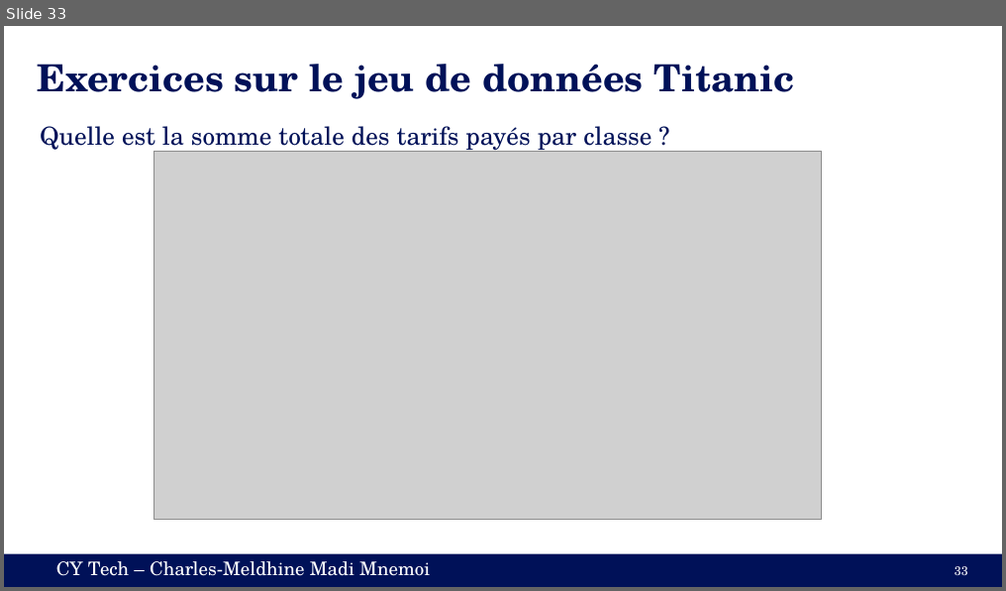
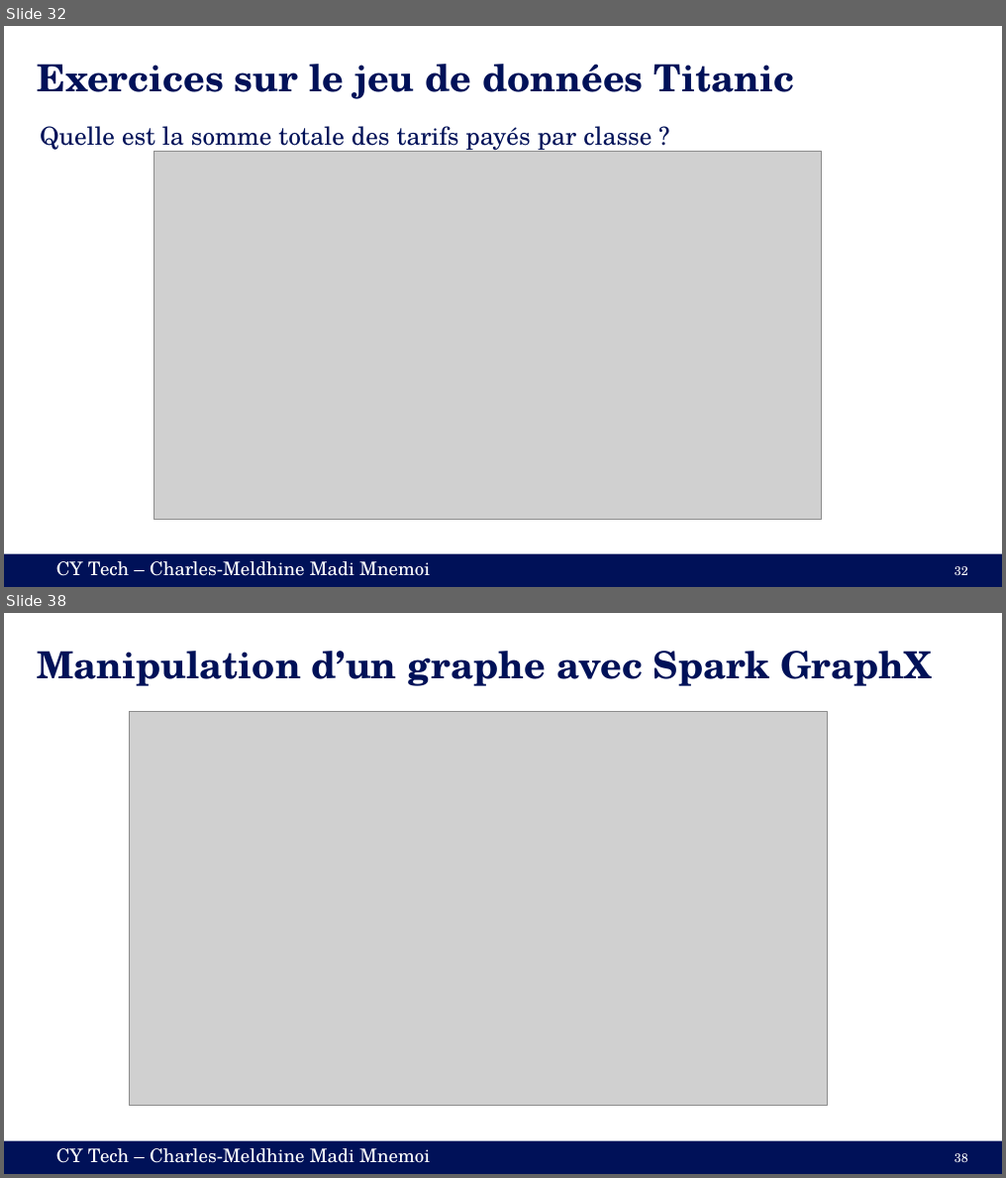
Before and after one commit to cmnemoi/cytech_sparks, a slide deck: presentation.pptx. Shown one above the other, each under a label of ours: slide 33 before the commit, slides 32 and 38 after it; the slides between them are not shown. The pictures are 1006x591 and 1006x1178 pixels, drawn with LibreOffice and Linux fonts; fonts in the diff are those of the drawing; grey boxes stand for pictures. Boxes give left, top, right and bottom in pixels: in the first picture for what was removed or moved away, otherwise in the second. Text is boxed around its words. In the diff, an @@ line names an element or a change of style, - is before the commit and + after.

Commit message:
Add GraphX part (#13)
* Update README

* Add slides about GraphX

* Update README with schemas and update link to download slides

* Update footer of the slides

* Add a draft of notebook

* Add GraphX notebook

* Update README with links to new notebooks

* Update subtiles format

---------

```diff
--- a/presentation.pptx
+++ b/presentation.pptx
@@ slide 38 added at [4,613,1002,1174], background #FFFFFF; not listed: 2 template elements that a slide beside it also shows @@
@@ title added at [37,651,933,686], 36 pt, text #001158, bold @@
+Manipulation d’un graphe avec Spark GraphX
@@ picture added at [129,712,827,1105] @@
@@ page number added at [954,1154,968,1162], 12 pt, text #FFFFFF @@
+38
@@ what was slide 33 is now slide 32 @@
@@ page number at [954,567,968,575]: text changed @@
-33
+32
```
Also in this commit, not shown: 13 slides changed, 2 other slides added, 1 slide removed, 4 other files.
